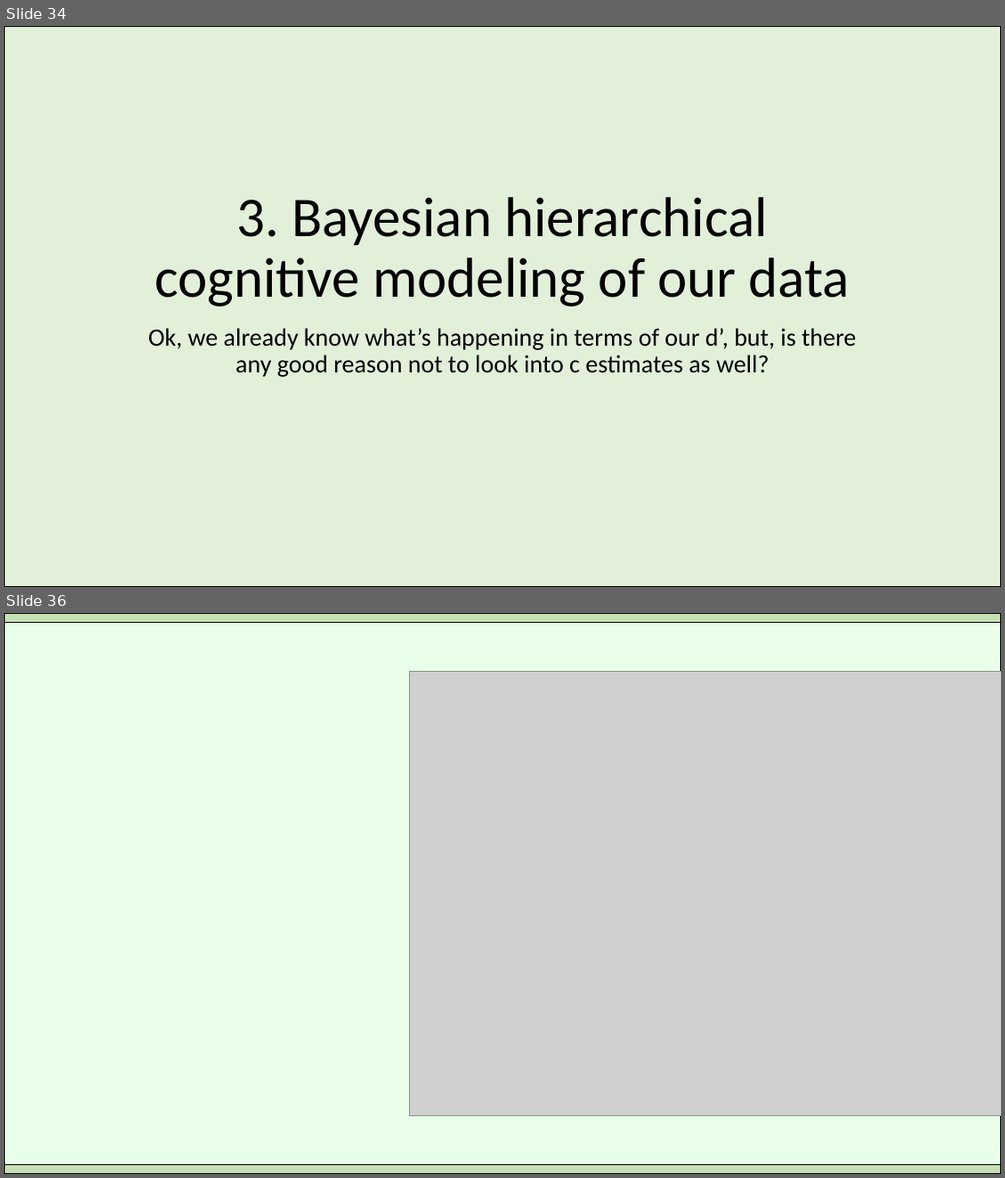
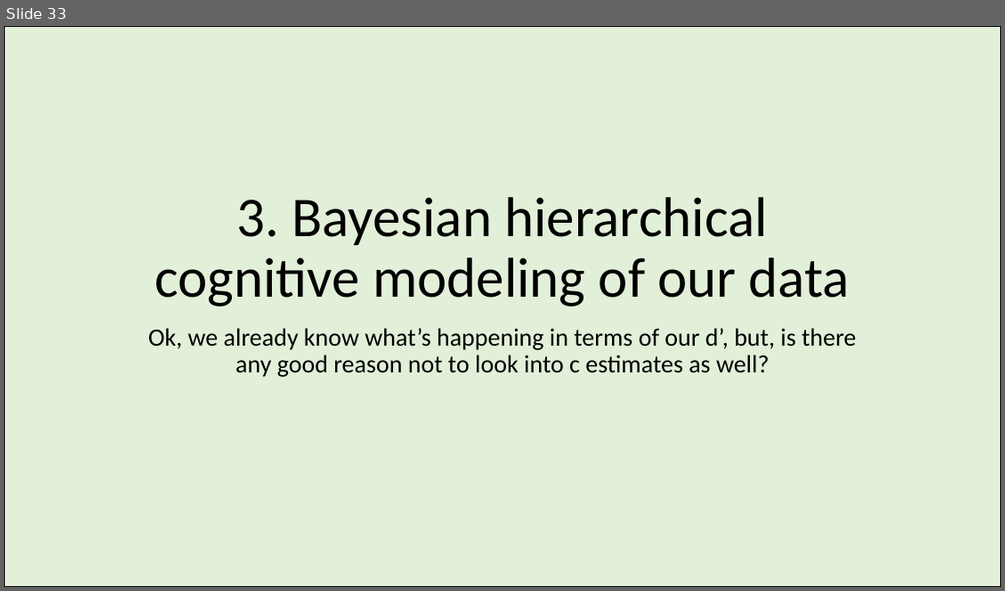
Before and after one commit to Adrifelcha/afchavez-019, a slide deck: MichaelLee/SDT Mirror Effect/Paper 1/BayesianSDTmodeling_Overview.pptx. Shown one above the other, each under a label of ours: slides 34 and 36 before the commit, slide 33 after it; the slides between them are not shown. The pictures are 1005x1178 and 1005x591 pixels, drawn with LibreOffice and Linux fonts; fonts in the diff are those of the drawing; grey boxes stand for pictures. Boxes give left, top, right and bottom in pixels: in the first picture for what was removed or moved away, otherwise in the second. Text is boxed around its words. In the diff, an @@ line names an element or a change of style, - is before the commit and + after.

```diff
--- a/MichaelLee/SDT Mirror Effect/Paper 1/BayesianSDTmodeling_Overview.pptx
+++ b/MichaelLee/SDT Mirror Effect/Paper 1/BayesianSDTmodeling_Overview.pptx
@@ slide 36 removed at (x1=4, y1=613, x2=1001, y2=1174), background #FFFFFF @@
@@ rectangle removed at (x1=4, y1=613, x2=1001, y2=1174) @@
@@ rectangle removed at (x1=4, y1=613, x2=1001, y2=623) @@
@@ picture removed at (x1=409, y1=672, x2=1001, y2=1116) @@
@@ rectangle removed at (x1=4, y1=1164, x2=1001, y2=1174) @@
@@ what was slide 34 is now slide 33 @@
```
Also in this commit, not shown: 17 slides changed, 2 slides added, 2 other slides removed, 3 other files.
